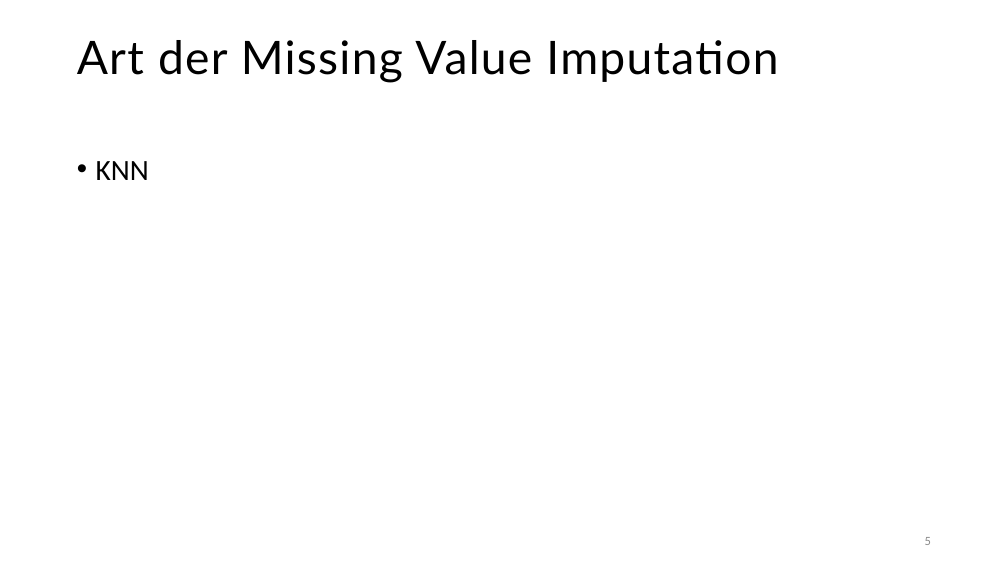
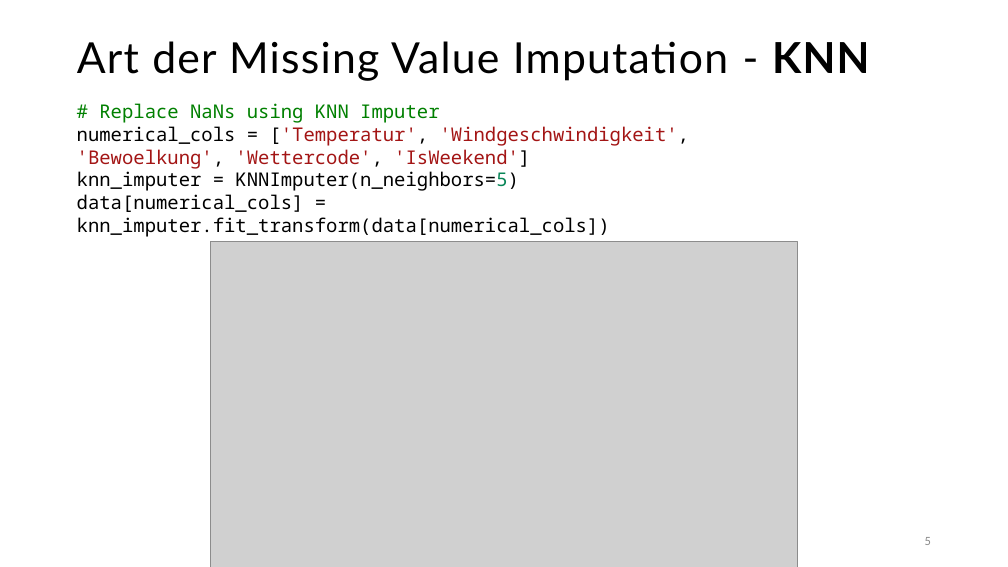
Before and after one commit to tobiassae/datasciencebakery-group-2, a slide deck: slide 5 of 4_Presentation/Bakery_sales_predictions.pptx. Drawn at 1008x567 pixels with LibreOffice and Linux fonts; fonts in the diff are those of the drawing; grey boxes stand for pictures. Boxes give left, top, right and bottom in pixels: in the first picture for what was removed or moved away, otherwise in the second. Text is boxed around its words. In the diff, an @@ line names an element or a change of style, - is before the commit and + after.

```diff
--- a/4_Presentation/Bakery_sales_predictions.pptx
+++ b/4_Presentation/Bakery_sales_predictions.pptx
@@ text at box(77, 41, 870, 81): text changed; size 44 to 40.7 pt @@
-Art der Missing Value Imputation
+Art der Missing Value Imputation - KNN
@@ text added at box(77, 103, 689, 237), 18 pt, text #000000 @@
+# Replace NaNs using KNN Imputer
+numerical_cols = ['Temperatur', 'Windgeschwindigkeit', 'Bewoelkung', 'Wettercode', 'IsWeekend']
+knn_imputer = KNNImputer(n_neighbors=5)
+data[numerical_cols] = knn_imputer.fit_transform(data[numerical_cols])
@@ text removed at box(96, 161, 149, 180) @@
-• KNN
@@ picture added at box(211, 241, 798, 567) @@
```
Also in this commit, not shown: 1 other slide changed.
